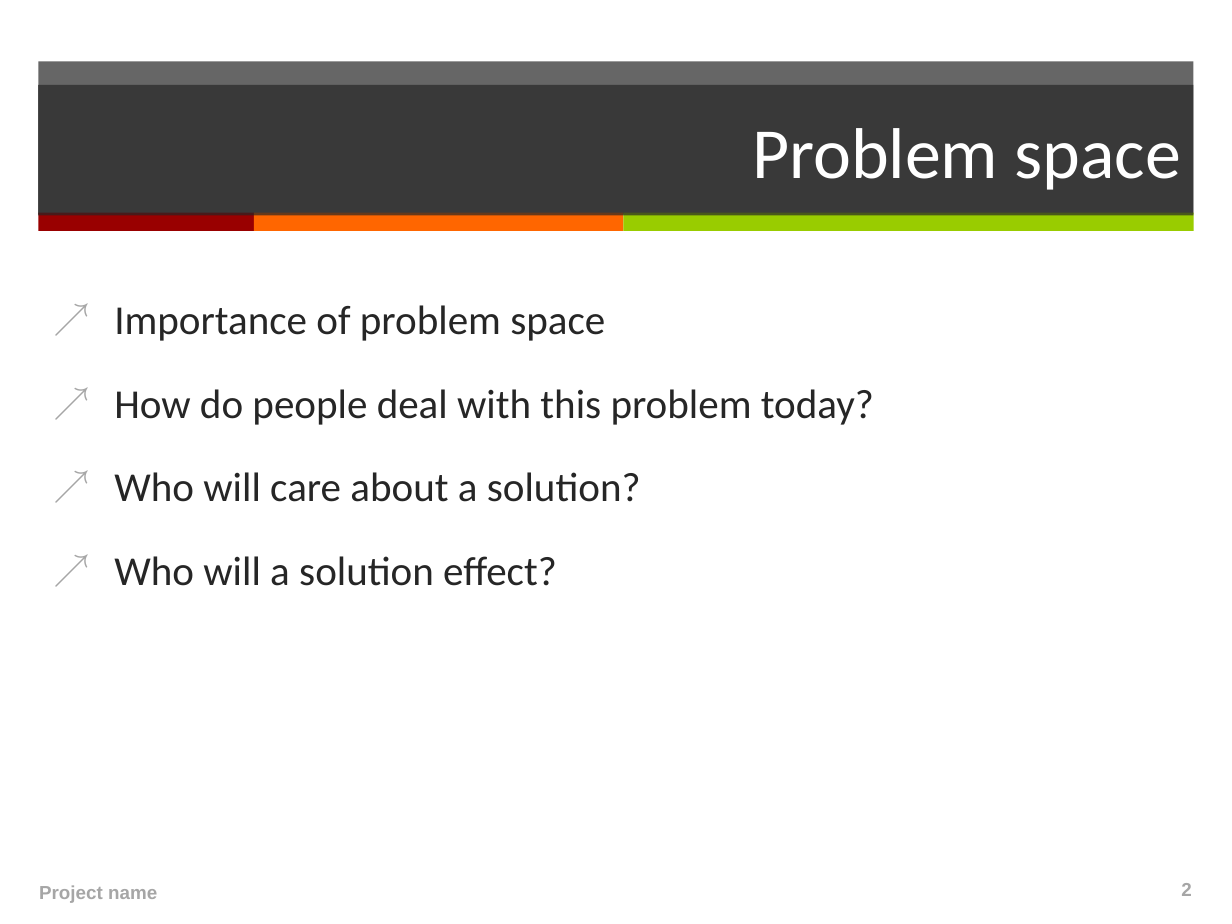
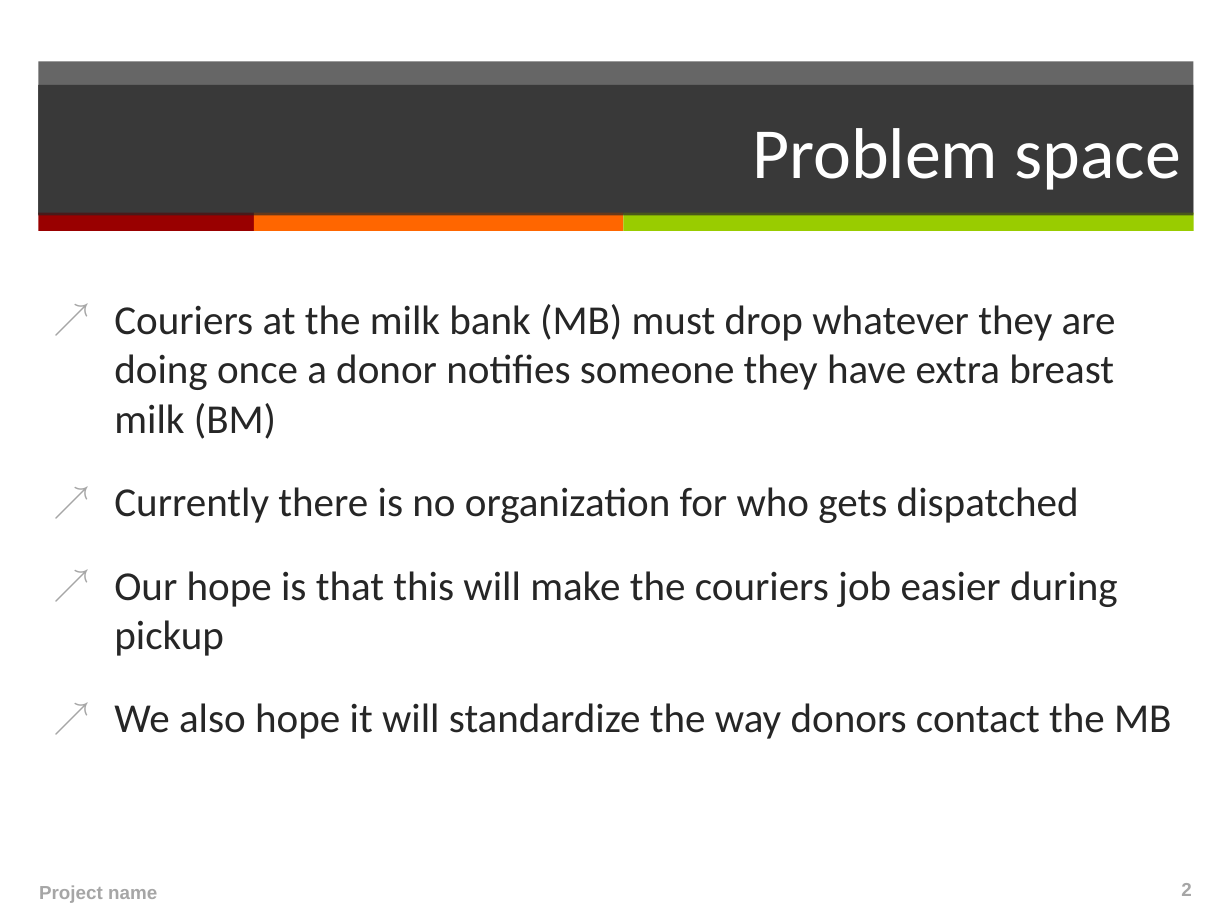
Before and after one commit to japacible/milk-banking-dispatch, a slide deck: slide 2 of presentations/ProjectPresentation-template_13wi.ppt. Drawn at 1232x924 pixels with LibreOffice and Linux fonts; fonts in the diff are those of the drawing. Boxes give left, top, right and bottom in pixels: in the first picture for what was removed or moved away, otherwise in the second. Text is boxed around its words. In the diff, an @@ line names an element or a change of style, - is before the commit and + after.

```diff
--- a/presentations/ProjectPresentation-template_13wi.ppt
+++ b/presentations/ProjectPresentation-template_13wi.ppt
@@ text at (x1=114, y1=304, x2=1171, y2=739): text changed @@
-↗ Importance of problem space
-↗ How do people deal with this problem today?
-↗ Who will care about a solution?
-↗ Who will a solution effect?
+↗ Couriers at the milk bank (MB) must drop whatever they are doing once a donor notifies someone they have extra breast milk (BM)
+↗ Currently there is no organization for who gets dispatched
+↗ Our hope is that this will make the couriers job easier during pickup
+↗ We also hope it will standardize the way donors contact the MB
```
Also in this commit, not shown: 3 other slides changed, 2 other files.
